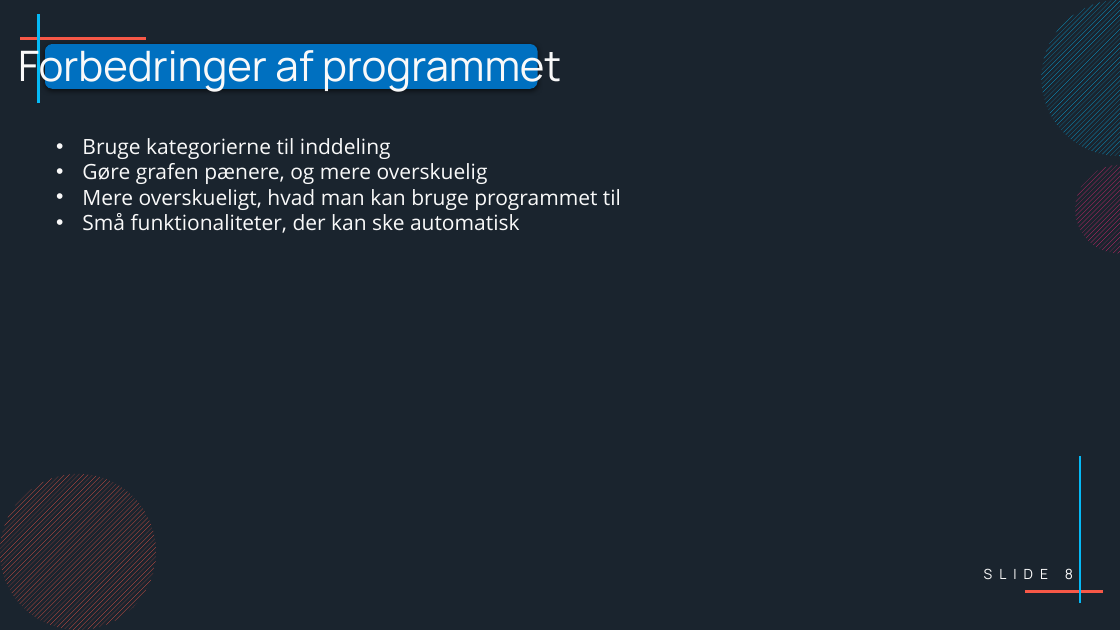
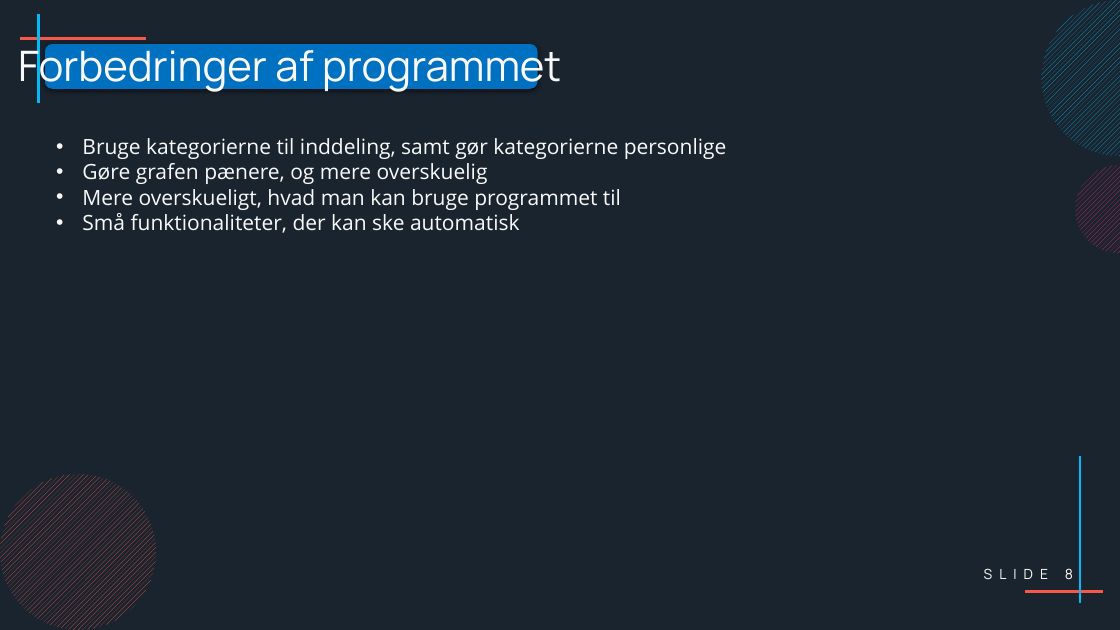
Before and after one commit to ProgrammeringOTGDKlassen/D-klassen-Programmering, a slide deck: slide 8 of Eksamensprojekt - Max/Præsentation/Præsentation af eksamensprojekt.pptx. Drawn at 1120x630 pixels with LibreOffice and Linux fonts; fonts in the diff are those of the drawing. Boxes give left, top, right and bottom in pixels: in the first picture for what was removed or moved away, otherwise in the second. Text is boxed around its words. In the diff, an @@ line names an element or a change of style, - is before the commit and + after.

```diff
--- a/Eksamensprojekt - Max/Præsentation/Præsentation af eksamensprojekt.pptx
+++ b/Eksamensprojekt - Max/Præsentation/Præsentation af eksamensprojekt.pptx
@@ text at <box>82,138,727,159</box>: text changed @@
-• Bruge kategorierne til inddeling
+• Bruge kategorierne til inddeling, samt gør kategorierne personlige
```
Also in this commit, not shown: 3 other slides changed, 1 other file.
